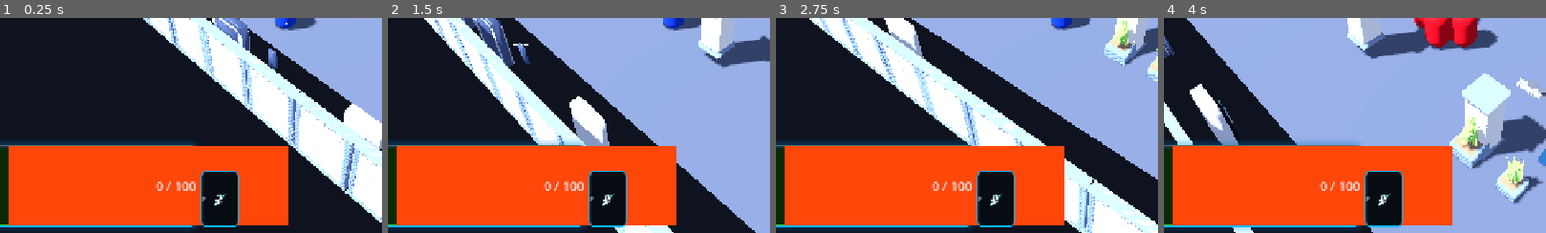
Above: before the commit, frames 1-4 (left to right).
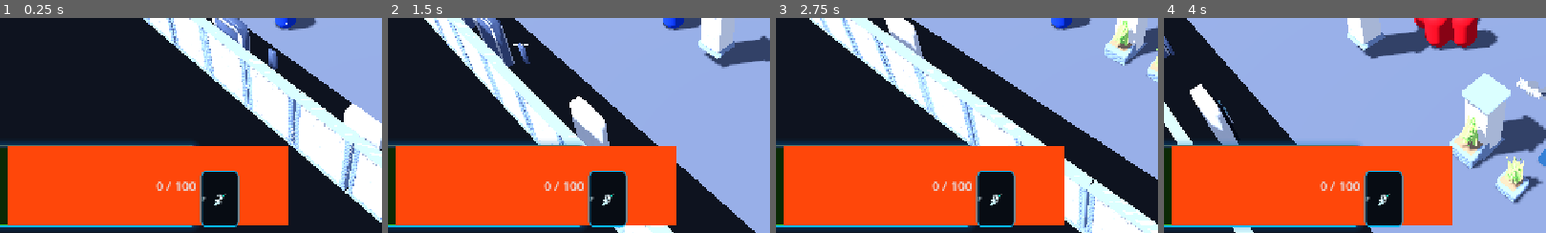
Above: after the commit, the same moments.

Repository: bageus/Infection-shooter
Game: Godot game, scene res://game/bootstrap/app/main.tscn
Two runs of this game, one before a commit and one after it. Both use one fixed random seed, a clock stepped at 60 frames per second and the inputs below.
Inputs (mouse positions are % of the whole screen's width and height, from its top left):
- Up to frame 1 (0.25 s): no input
- Up to frame 2 (1.5 s): move the mouse to (72, 45) at 0.52 s; hold D (move_right) 0.53-1.28 s; tap F (antidote) at 0.6, 1.35 s; move the mouse to (30, 55) at 1.27 s; hold S (move_down) from 1.28 s (still down)
- Up to frame 3 (2.75 s): move the mouse to (60, 28) at 2.02 s; release S (move_down) at 2.03 s; hold D (move_right) from 2.03 s (still down); tap Q (camera_left) at 2.1 s; tap F (antidote) at 2.3 s
- Up to frame 4 (4 s): move the mouse to (45, 70) at 2.77 s; release D (move_right) at 2.78 s; hold W (move_up) 2.78-3.53 s; tap E (camera_right) at 2.85 s; tap F (antidote) at 3.05, 3.8 s; move the mouse to (80, 65) at 3.52 s; press the mouse at (80, 65) at 3.53 s; hold A (move_left) from 3.53 s (still down)
The pictures show only the part of the screen within x 13-63%, y 49-99%; the shares and areas given below are measured in that part.

The runs differ from the first frame. In frame 1, less than 0.1% of the frame differs, in the area x 2-3%, y 59-97%; in frame 2, less than 0.1%; in frame 3, less than 0.1%; in frame 4, less than 0.1%.

Commit message:
Adapt HUD behavior to rebuilt reference layout

Diff:
--- a/game/presentation/prototype_hud/prototype_hud.gd
+++ b/game/presentation/prototype_hud/prototype_hud.gd
@@ -7,7 +7,6 @@
 @onready var mutation_bar: ProgressBar = $HealthPanel/MutationBar
 @onready var mutation_value: Label = $HealthPanel/MutationValue
 @onready var critical_marker: ColorRect = $HealthPanel/CriticalMarker
-@onready var armor_segments: HBoxContainer = $HealthPanel/ArmorSegments
 @onready var antidote_count: Label = $AntidotePanel/AntidoteCount
 @onready var weapon_name: Label = $WeaponPanel/WeaponName
 @onready var magazine: Label = $WeaponPanel/Magazine
@@ -28,6 +27,11 @@
 
 
 func _process(_delta: float) -> void:
+	_update_vitals()
+	_update_weapon()
+
+
+func _update_vitals() -> void:
 	hp_bar.value = player.health
 	hp_value.text = "%d / %d" % [roundi(player.health), roundi(player.max_health)]
 
@@ -35,24 +39,26 @@
 	var critical: float = infection.call("get_critical_threshold")
 	mutation_bar.value = mutation
 	mutation_value.text = "%d / 100" % roundi(mutation)
-	critical_marker.position.x = 80.0 + 260.0 * clampf(critical / 100.0, 0.0, 1.0)
+	critical_marker.position.x = 78.0 + 264.0 * clampf(critical / 100.0, 0.0, 1.0)
+	antidote_count.text = str(player.antidotes)
 
-	var filled := ceili(player.armor / maxf(player.max_armor, 1.0) * armor_segments.get_child_count())
-	for i in armor_segments.get_child_count():
-		var segment := armor_segments.get_child(i) as ColorRect
-		segment.color = Color(0.08, 0.82, 1.0, 1.0) if i < filled else Color(0.025, 0.12, 0.18, 0.9)
 
-	antidote_count.text = str(player.antidotes)
+func _update_weapon() -> void:
 	var weapon: Node = player.get_current_weapon()
-	weapon_name.text = weapon.call("get_weapon_name")
+	weapon_name.text = weapon.call("get_weapon_name").to_upper()
 	var magazine_ammo: int = weapon.call("get_magazine_ammo")
 	var reserve_ammo: int = weapon.call("get_reserve_ammo")
 	var reloading: bool = weapon.call("is_reloading")
-	var empty: bool = magazine_ammo == 0
+	var empty := magazine_ammo == 0
 
 	magazine.text = str(magazine_ammo)
 	reserve.text = "/ %d" % reserve_ammo
+	_update_reload_message(reloading, empty, reserve_ammo)
+	_update_weapon_warning(empty)
+	_update_weapon_slots(empty)
 
+
+func _update_reload_message(reloading: bool, empty: bool, reserve_ammo: int) -> void:
 	if reloading:
 		reload_label.text = "RELOADING"
 	elif empty and reserve_ammo > 0:
@@ -62,15 +68,20 @@
 	else:
 		reload_label.text = ""
 
+
+func _update_weapon_warning(empty: bool) -> void:
 	var warning_color := Color(1.0, 0.12, 0.08, 1.0)
-	var normal_weapon_color := Color(0.82, 0.93, 1.0, 1.0)
+	var normal_color := Color(0.82, 0.93, 1.0, 1.0)
 	weapon_name.modulate = warning_color if empty else Color.WHITE
 	magazine.modulate = warning_color if empty else Color.WHITE
-	reload_label.modulate = warning_color if empty and not reloading else Color(0.1, 0.9, 1.0, 1.0)
+	reload_label.modulate = warning_color if empty else Color(0.1, 0.9, 1.0, 1.0)
 	for part in gun_parts:
-		part.color = warning_color if empty else normal_weapon_color
+		part.color = warning_color if empty else normal_color
 
+
+func _update_weapon_slots(empty: bool) -> void:
 	var active_index: int = player.get_current_weapon_index()
+	var warning_color := Color(1.0, 0.12, 0.08, 1.0)
 	for i in slot_frames.size():
 		if i == active_index:
 			slot_frames[i].modulate = warning_color if empty else Color(0.05, 1.0, 1.0, 1.0)
